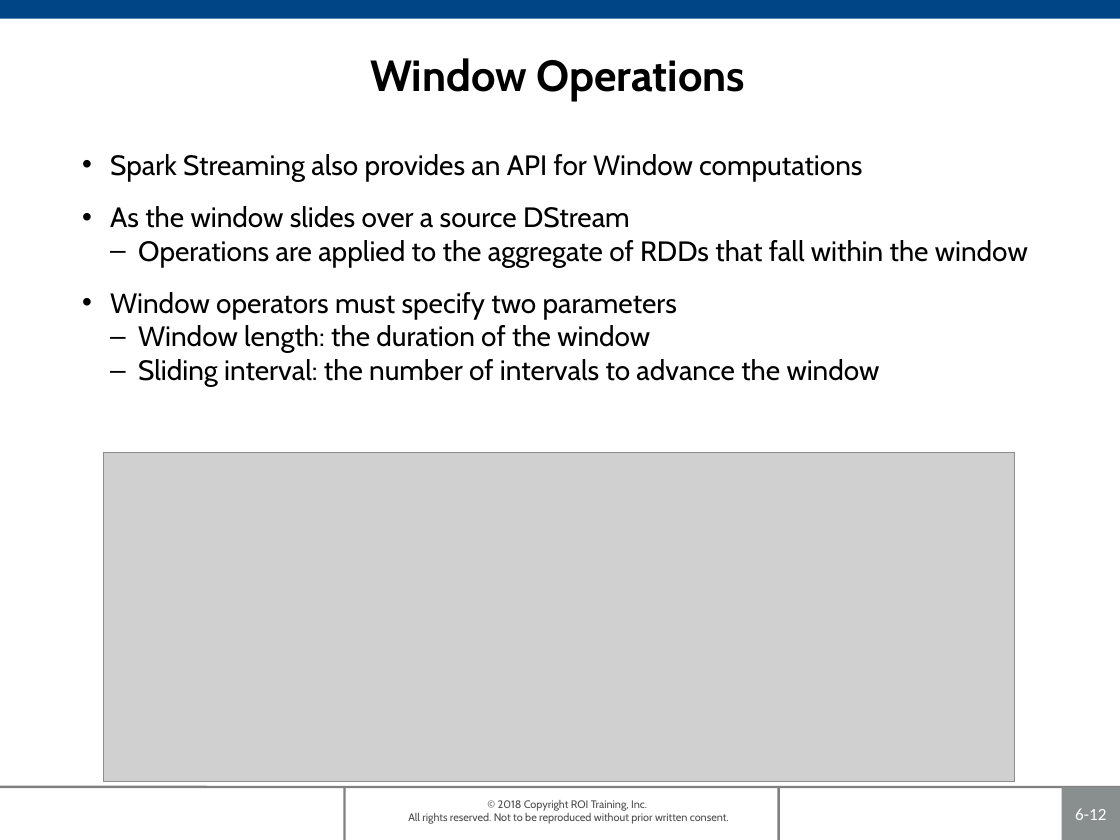
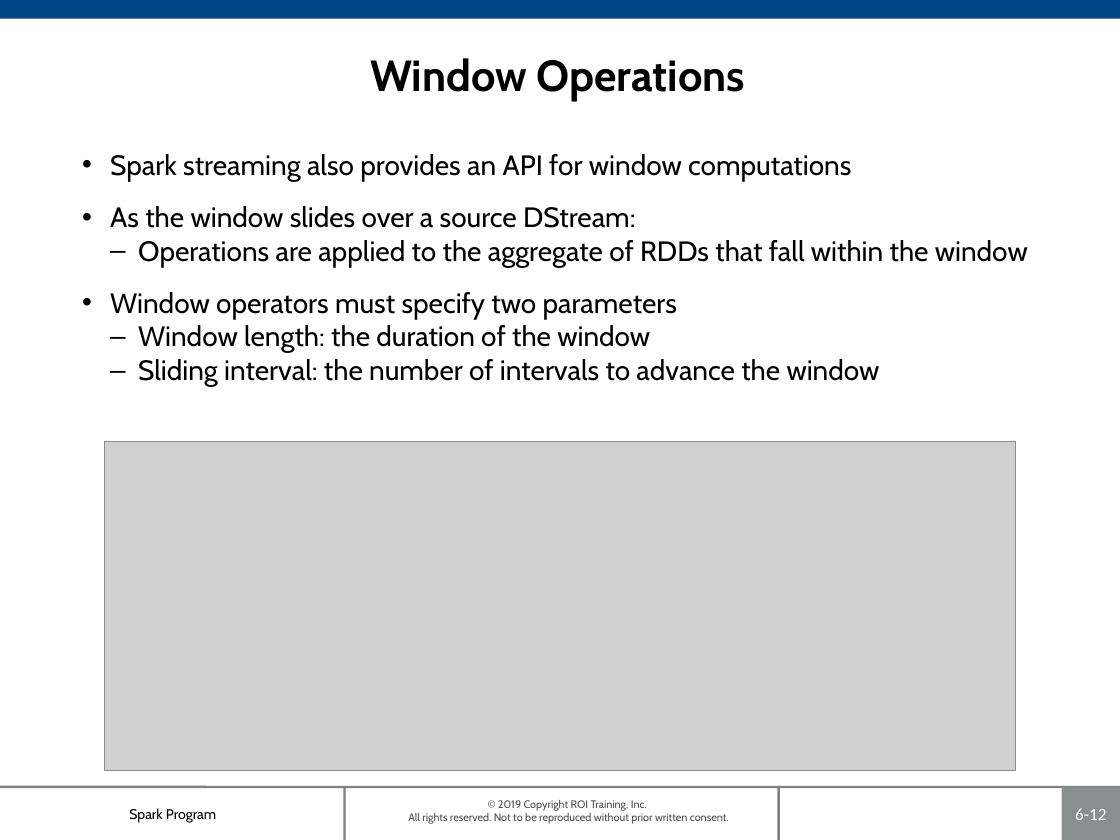
Before and after one commit to roitraining/SparkProgram, a slide deck: slide 12 of Day5/Ch06_SparkStreaming.pptx. Drawn at 1120x840 pixels with LibreOffice and Linux fonts; fonts in the diff are those of the drawing; grey boxes stand for pictures; background and template pictures are left out. Boxes give left, top, right and bottom in pixels: in the first picture for what was removed or moved away, otherwise in the second. Text is boxed around its words. In the diff, an @@ line names an element or a change of style, - is before the commit and + after.

```diff
--- a/Day5/Ch06_SparkStreaming.pptx
+++ b/Day5/Ch06_SparkStreaming.pptx
@@ text at (110,154,851,228): text changed @@
-• Spark Streaming also provides an API for Window computations
-• As the window slides over a source DStream
+• Spark streaming also provides an API for window computations
+• As the window slides over a source DStream:
@@ picture: place and size @@
-picture at (104,452,1015,782)
+picture at (104,441,1015,771)
@@ text added at (129,808,216,823), 9 pt, text #000000 @@
+Spark Program
@@ text at (408,800,729,824): text changed @@
-© 2018 Copyright ROI Training, Inc.
-All rights reserved. Not to be reproduced without prior written consent.
+© 2019 Copyright ROI Training, Inc.
+All rights reserved. Not to be reproduced without prior written consent.
```
Also in this commit, not shown: 14 other slides changed, 1 other file.
